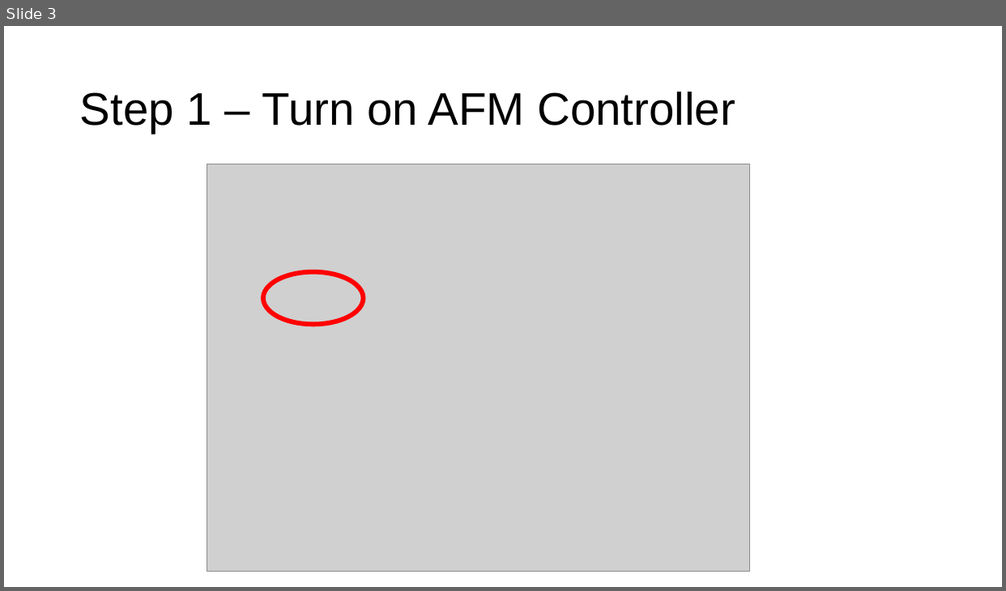
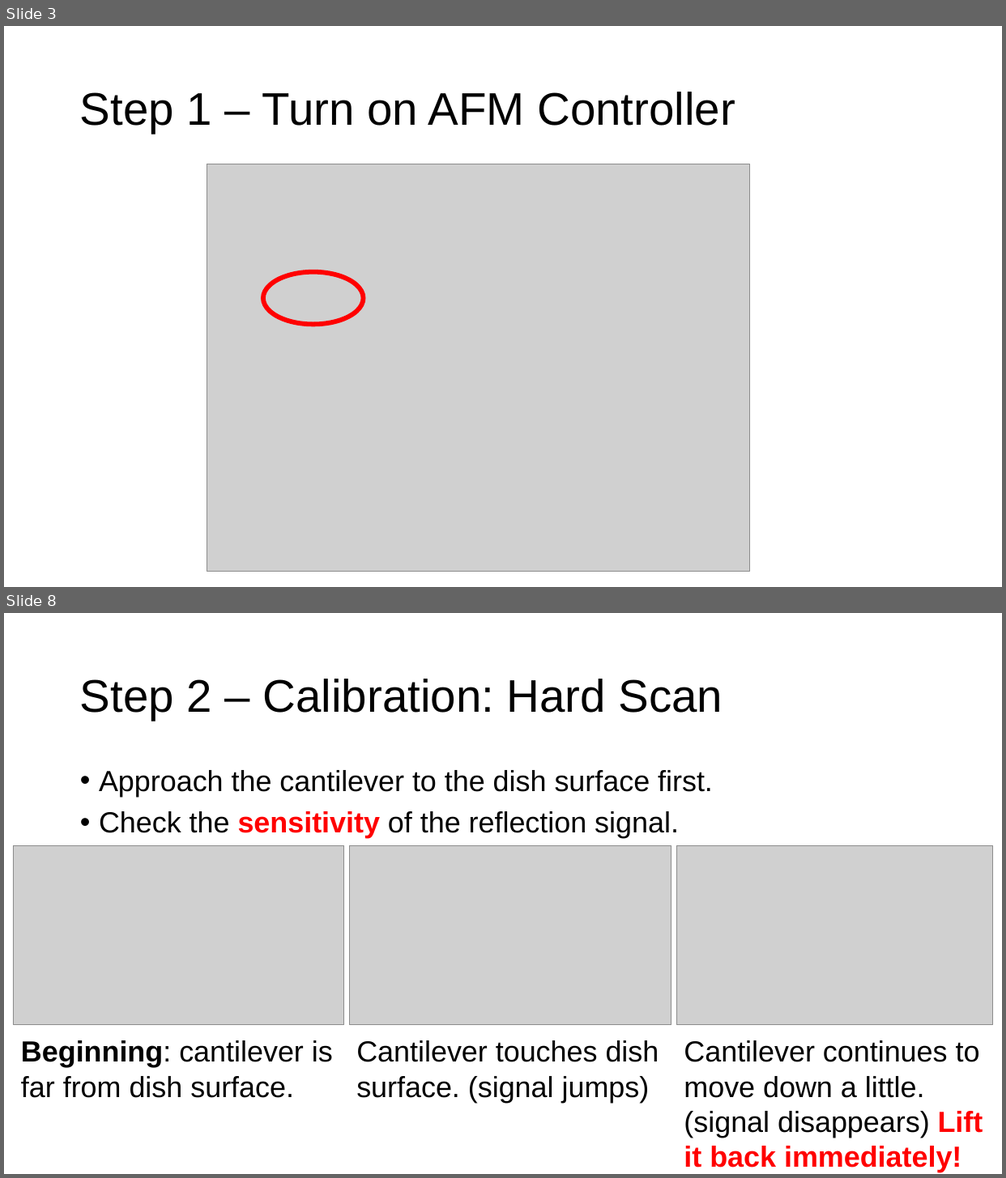
Before and after one commit to weizh888/DataAnalysisBioMechanicsLab, a slide deck: Manual - AFM (home-build).pptx. Shown one above the other, each under a label of ours: slide 3 before the commit, slides 3 and 8 after it; the slides between them are not shown. The pictures are 1006x591 and 1006x1178 pixels, drawn with LibreOffice and Linux fonts; fonts in the diff are those of the drawing; grey boxes stand for pictures. Boxes give left, top, right and bottom in pixels: in the first picture for what was removed or moved away, otherwise in the second. Text is boxed around its words. In the diff, an @@ line names an element or a change of style, - is before the commit and + after.

```diff
--- a/Manual - AFM (home-build).pptx
+++ b/Manual - AFM (home-build).pptx
@@ slide 8 added at [4, 613, 1002, 1174], background #FFFFFF @@
@@ title added at [80, 679, 723, 720], 44 pt, text #000000 @@
+Step 2 – Calibration: Hard Scan
@@ text added at [99, 770, 713, 838], 28 pt, text #000000 @@
+• Approach the cantilever to the dish surface first.
+• Check the sensitivity of the reflection signal.
@@ picture added at [14, 845, 344, 1025] @@
@@ picture added at [349, 845, 671, 1025] @@
@@ picture added at [677, 845, 994, 1025] @@
@@ text added at [21, 1041, 333, 1098], 28 pt, text #000000 @@
+Beginning: cantilever is far from dish surface.
@@ text added at [356, 1041, 659, 1102], 28 pt, text #000000 @@
+Cantilever touches dish surface. (signal jumps)
@@ text added at [684, 1041, 983, 1173], 28 pt, text #000000 @@
+Cantilever continues to move down a little. (signal disappears) Lift it back immediately!
```
Also in this commit, not shown: 4 slides changed, 10 other slides added.
